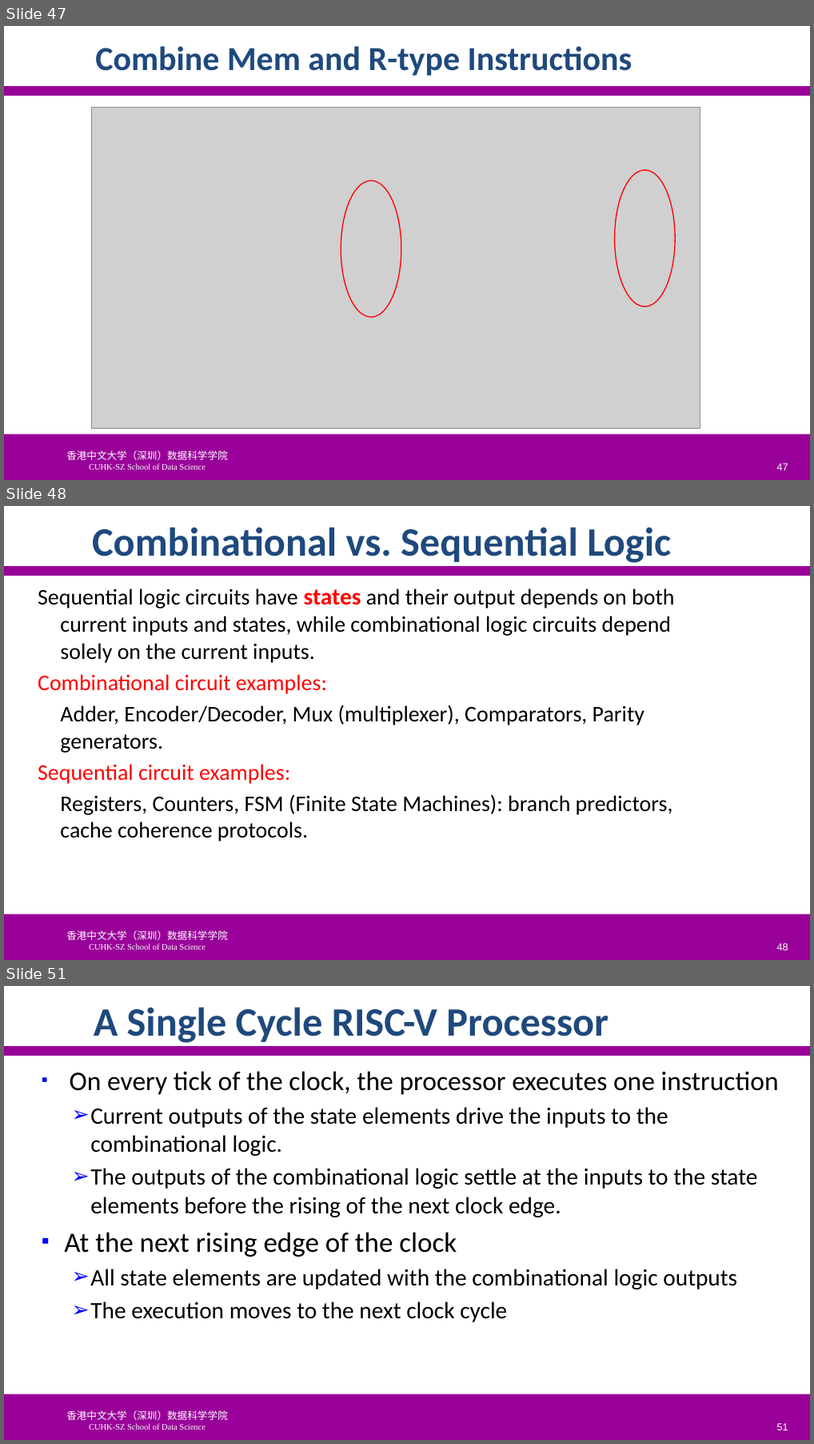
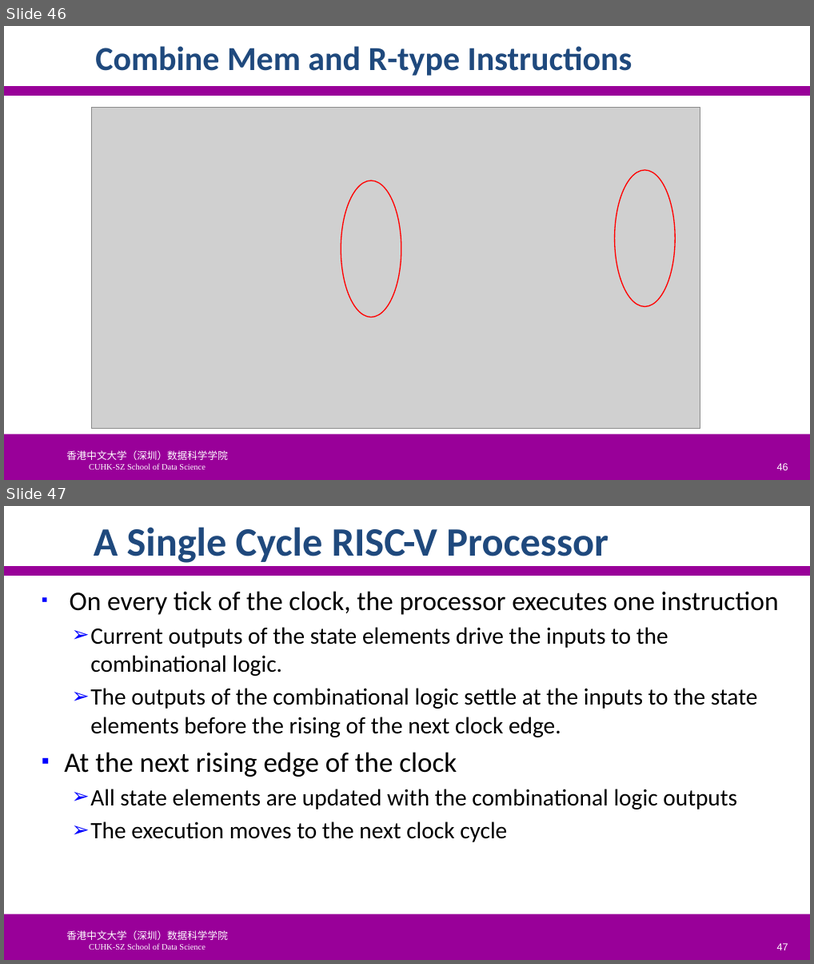
Before and after one commit to SUNCHAOYI923/CMU_CSAPP, a slide deck: slide/CA3060-4-ProcessorArchitecture.pptx. Shown one above the other, each under a label of ours: slides 47, 48 and 51 before the commit, slides 46 and 47 after it; the slides between them are not shown. The pictures are 814x1444 and 814x964 pixels, drawn with LibreOffice and Linux fonts; fonts in the diff are those of the drawing; grey boxes stand for pictures; background and template pictures are left out. Boxes give left, top, right and bottom in pixels: in the first picture for what was removed or moved away, otherwise in the second. Text is boxed around its words. In the diff, an @@ line names an element or a change of style, - is before the commit and + after.

```diff
--- a/slide/CA3060-4-ProcessorArchitecture.pptx
+++ b/slide/CA3060-4-ProcessorArchitecture.pptx
@@ slide 48 removed at [4, 506, 810, 960], background #FFFFFF; not listed: 3 template elements that a slide beside it also shows @@
@@ title removed at [92, 527, 671, 563] @@
-Combinational vs. Sequential Logic
@@ text removed at [38, 588, 674, 841] @@
-Sequential logic circuits have states and their output depends on both current inputs and states, while combinational logic circuits depend solely on the current inputs.
-Combinational circuit examples:
-Adder, Encoder/Decoder, Mux (multiplexer), Comparators, Parity generators.
-Sequential circuit examples:
-Registers, Counters, FSM (Finite State Machines): branch predictors, cache coherence protocols.
@@ page number removed at [778, 943, 789, 950] @@
-48
@@ what was slide 47 is now slide 46 @@
@@ page number at [778, 463, 789, 470]: text changed @@
-47
+46
@@ what was slide 51 is now slide 47 @@
@@ page number at [778, 943, 789, 950]: text changed @@
-51
+47
```
Also in this commit, not shown: 7 slides changed, 5 slides added, 10 other slides removed, 8 other files.
